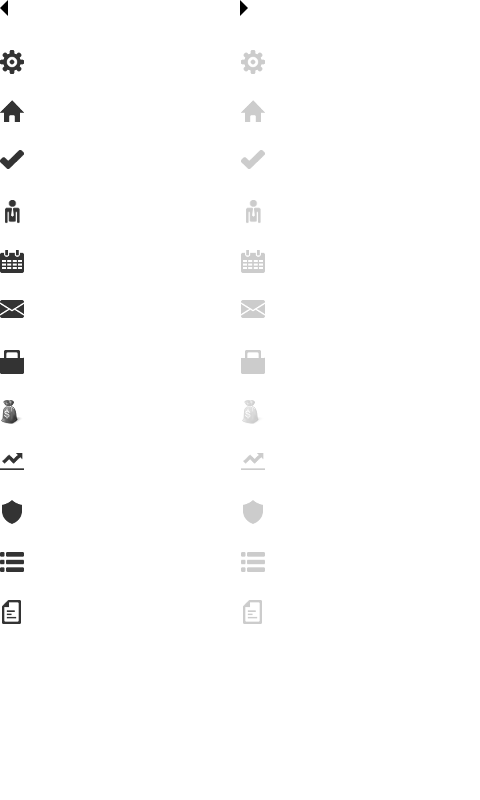
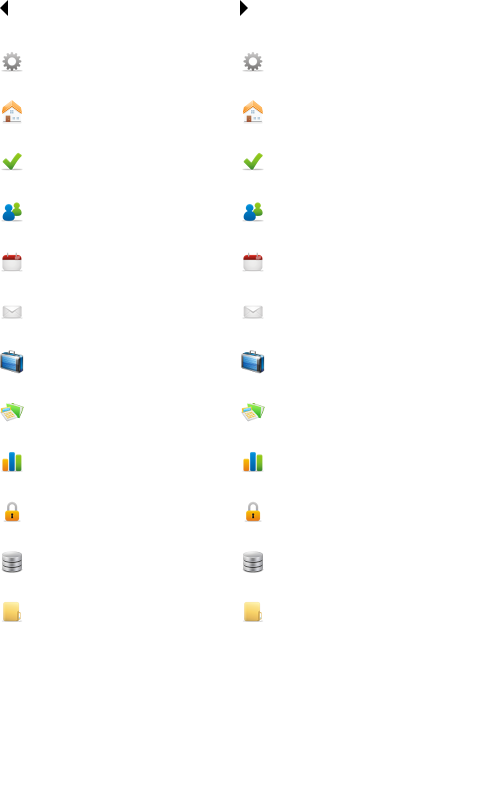
Layered file, before and after one edit (480x800). Changes by layer:
"hover": opacity 25% → 100%, painted on it over [241, 50, 265, 624]
painted on "normal" over [0, 50, 24, 624]
